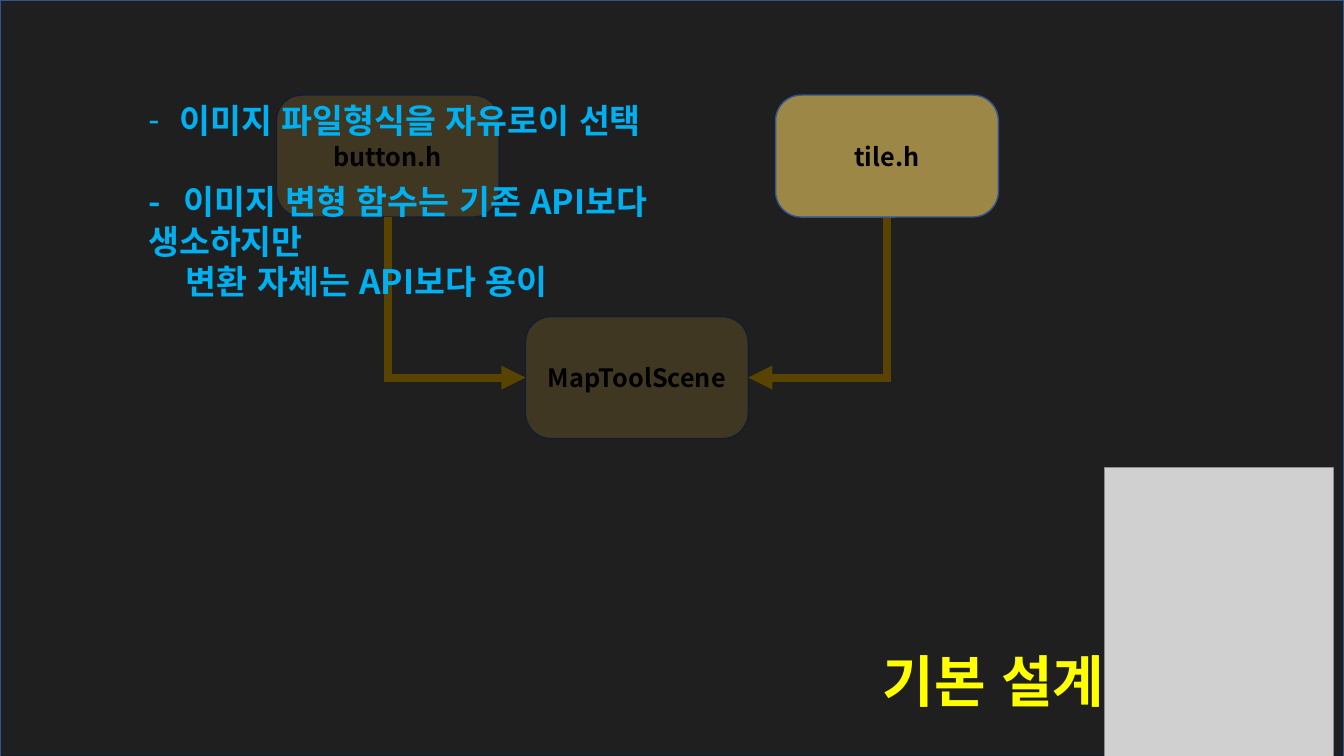
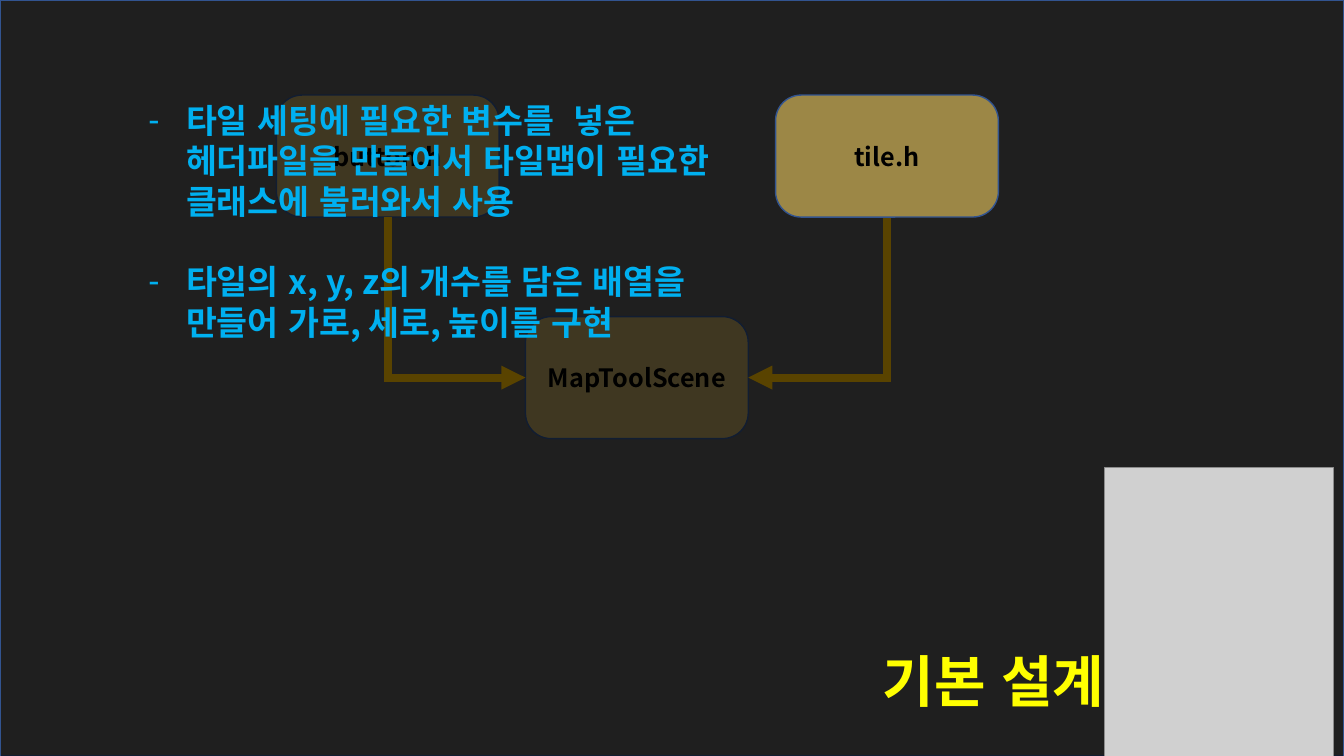
Before and after one commit to RecetteLemon/Disgaea, a slide deck: slide 7 of PPT/Disgaea.pptx. Drawn at 1344x756 pixels with LibreOffice and Linux fonts; fonts in the diff are those of the drawing; grey boxes stand for pictures; background and template pictures are left out. Boxes give left, top, right and bottom in pixels: in the first picture for what was removed or moved away, otherwise in the second. Text is boxed around its words. In the diff, an @@ line names an element or a change of style, - is before the commit and + after.

```diff
--- a/PPT/Disgaea.pptx
+++ b/PPT/Disgaea.pptx
@@ text at (186,104,709,344): text changed @@
-– 이미지 파일형식을 자유로이 선택
-- 이미지 변형 함수는 기존 API보다 생소하지만
-변환 자체는 API보다 용이
+– 타일 세팅에 필요한 변수를 넣은 헤더파일을 만들어서 타일맵이 필요한 클래스에 불러와서 사용
+– 타일의 x, y, z의 개수를 담은 배열을 만들어 가로, 세로, 높이를 구현
```
Also in this commit, not shown: 4 other slides changed, 1 slide removed.
